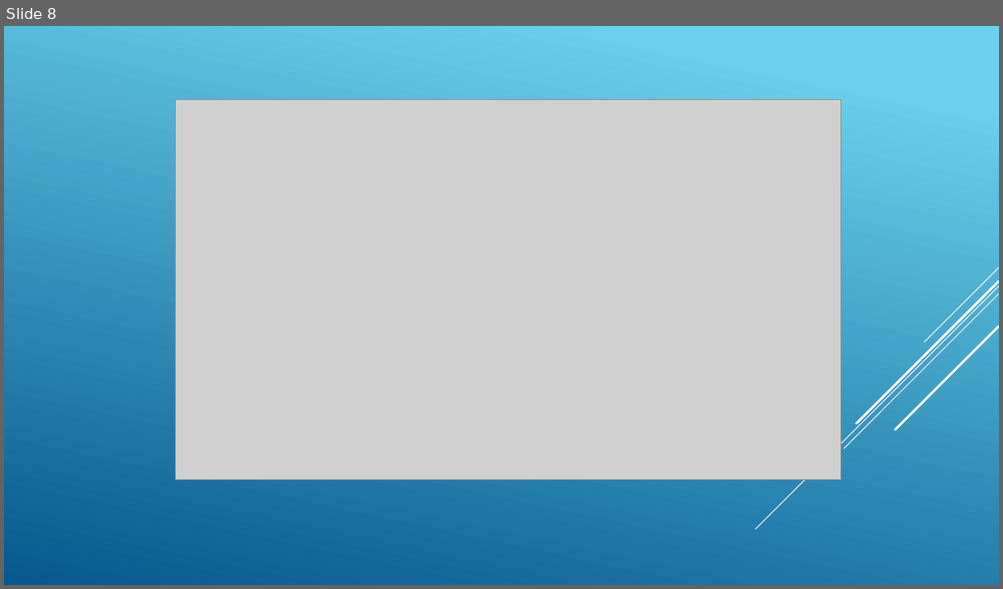
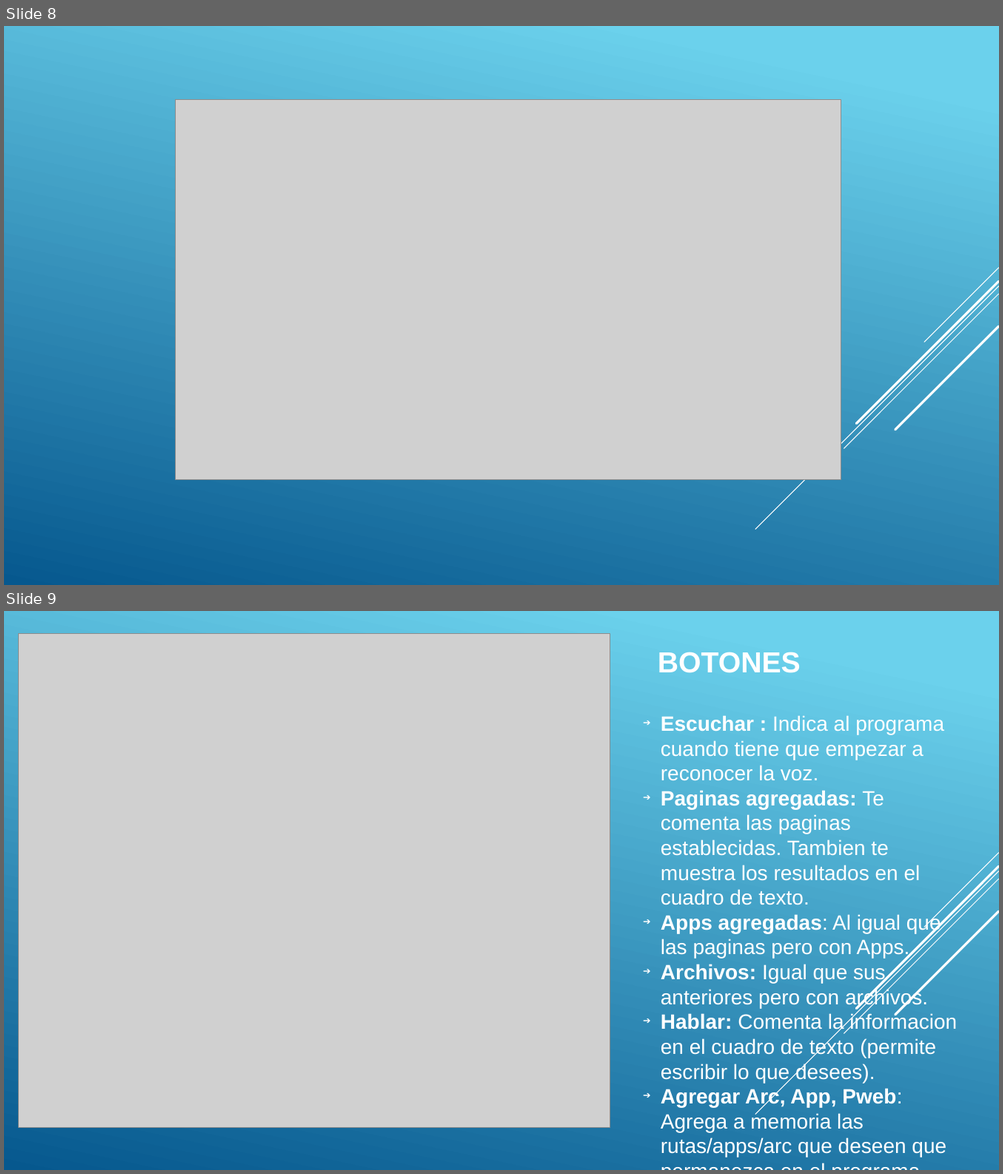
Before and after one commit to MaxiColomboUTN/ProyectoSpeechChat, a slide deck: Comandos-de-voz.odp. Shown one above the other, each under a label of ours: slide 8 before the commit, slides 8 and 9 after it. The pictures are 1003x589 and 1003x1174 pixels, drawn with LibreOffice and Linux fonts; fonts in the diff are those of the drawing; grey boxes stand for pictures. Boxes give left, top, right and bottom in pixels: in the first picture for what was removed or moved away, otherwise in the second. Text is boxed around its words. In the diff, an @@ line names an element or a change of style, - is before the commit and + after.

```diff
--- a/Comandos-de-voz.odp
+++ b/Comandos-de-voz.odp
@@ slide 9 added at (x1=4, y1=611, x2=999, y2=1170), background gradient #6BD1EC to #06588E; not listed: 5 template elements that a slide beside it also shows @@
@@ picture added at (x1=19, y1=633, x2=610, y2=1128) @@
@@ text added at (x1=657, y1=652, x2=800, y2=673), 28 pt, text #FFFFFF, bold @@
+BOTONES
@@ text added at (x1=660, y1=715, x2=956, y2=1157), 20 pt, text #FFFFFF @@
+➔ Escuchar : Indica al programa cuando tiene que empezar a reconocer la voz.
+➔ Paginas agregadas: Te comenta las paginas establecidas. Tambien te muestra los resultados en el cuadro de texto.
+➔ Apps agregadas: Al igual que las paginas pero con Apps.
+➔ Archivos: Igual que sus anteriores pero con archivos.
+➔ Hablar: Comenta la informacion en el cuadro de texto (permite escribir lo que desees).
+➔ Agregar Arc, App, Pweb: Agrega a memoria las rutas/apps/arc que deseen que permanezca en el programa.
```
Also in this commit, not shown: 4 other slides added, 1 other file.
